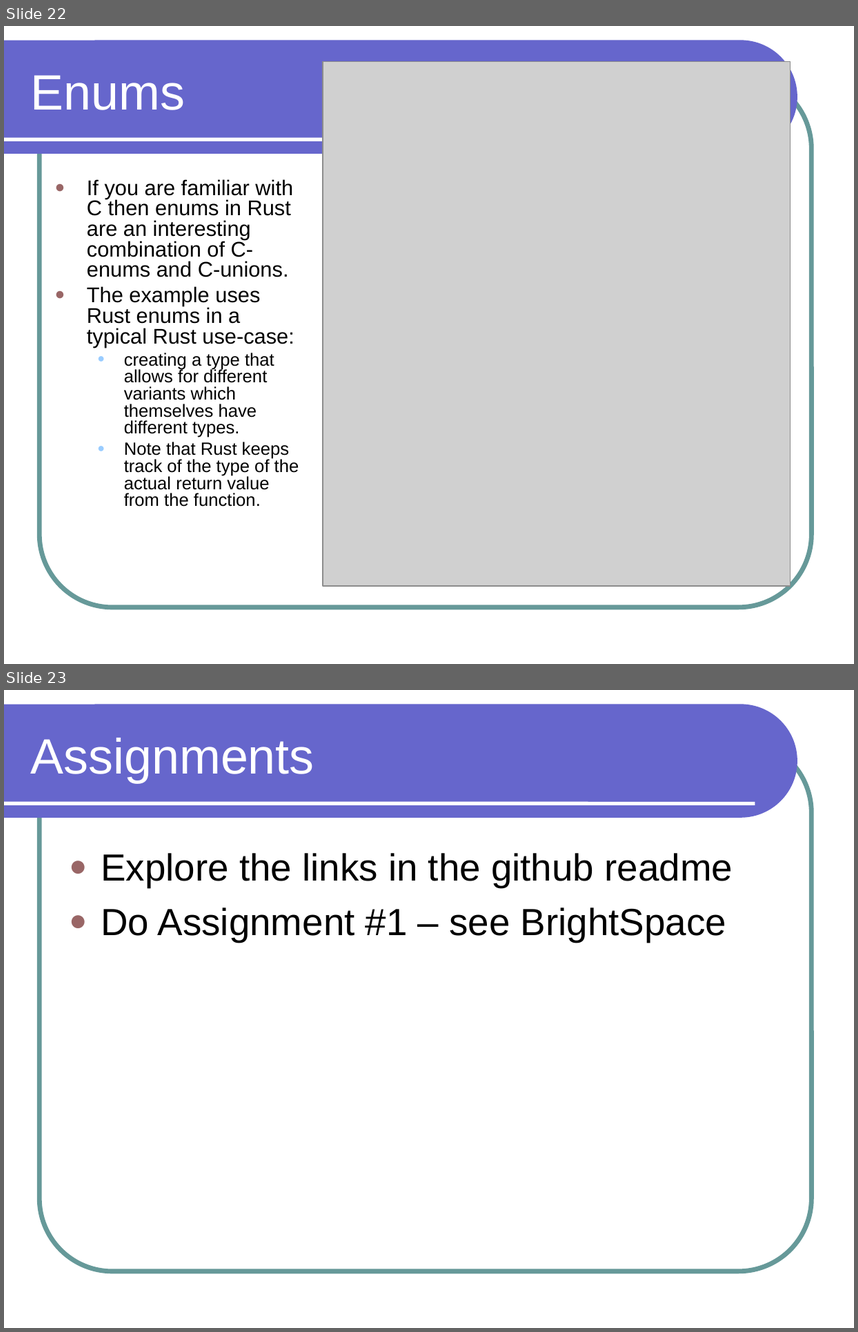
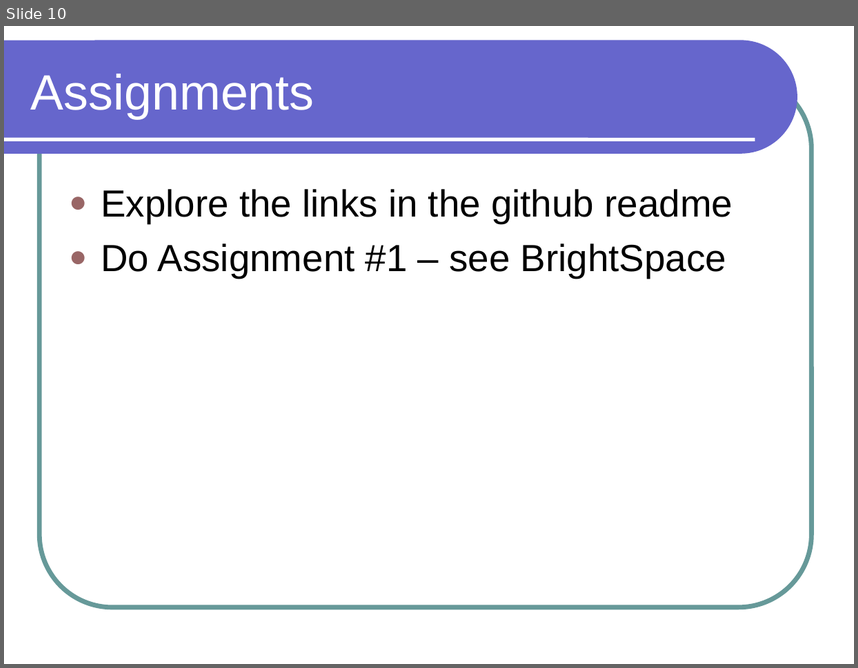
Before and after one commit to lutzhamel/CSC301, a slide deck: notes/csc301-ln002.ppt. Shown one above the other, each under a label of ours: slides 22 and 23 before the commit, slide 10 after it. The pictures are 858x1332 and 858x668 pixels, drawn with LibreOffice and Linux fonts; fonts in the diff are those of the drawing; grey boxes stand for pictures. Boxes give left, top, right and bottom in pixels: in the first picture for what was removed or moved away, otherwise in the second. Text is boxed around its words. In the diff, an @@ line names an element or a change of style, - is before the commit and + after.

```diff
--- a/notes/csc301-ln002.ppt
+++ b/notes/csc301-ln002.ppt
@@ slide 22 removed at <box>4,26,854,664</box>, background #FFFFFF; not listed: 3 template elements that a slide beside it also shows @@
@@ picture removed at <box>323,62,791,586</box> @@
@@ title removed at <box>31,75,185,110</box> @@
-Enums
@@ text removed at <box>87,179,299,506</box> @@
-● If you are familiar with C then enums in Rust are an interesting combination of C-enums and C-unions.
-● The example uses Rust enums in a typical Rust use-case:
-  ● creating a type that allows for different variants which themselves have different types.
-  ● Note that Rust keeps track of the type of the actual return value from the function.
@@ what was slide 23 is now slide 10 @@
```
Also in this commit, not shown: 9 slides added, 21 other slides removed, 13 other files.
